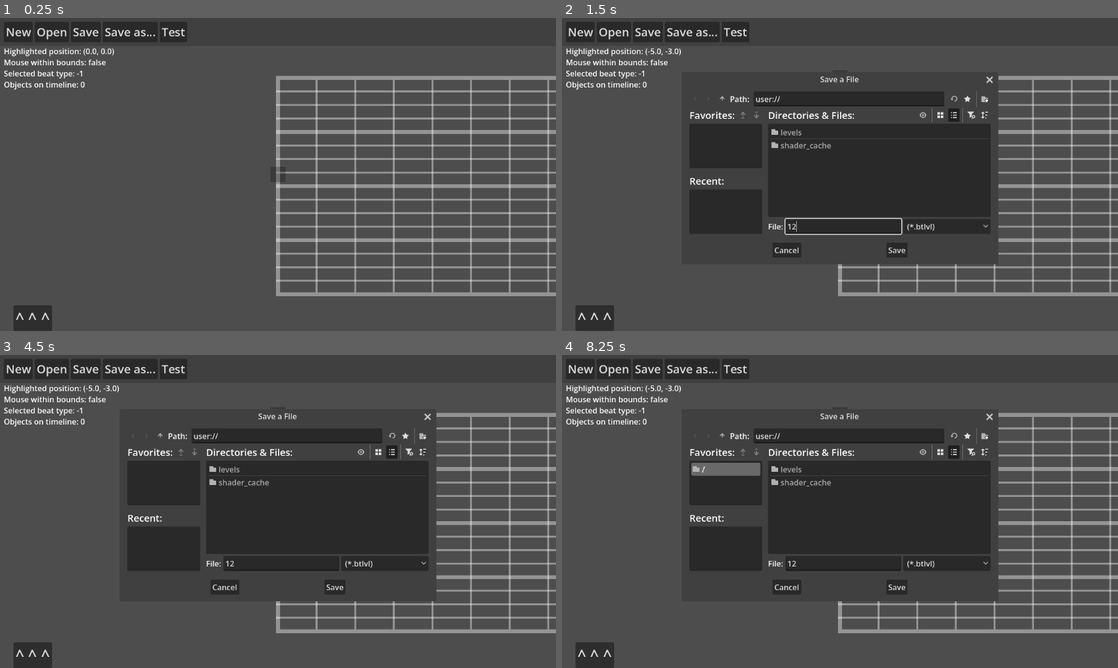
Above: before the commit, frames 1-4 (two rows, left to right).
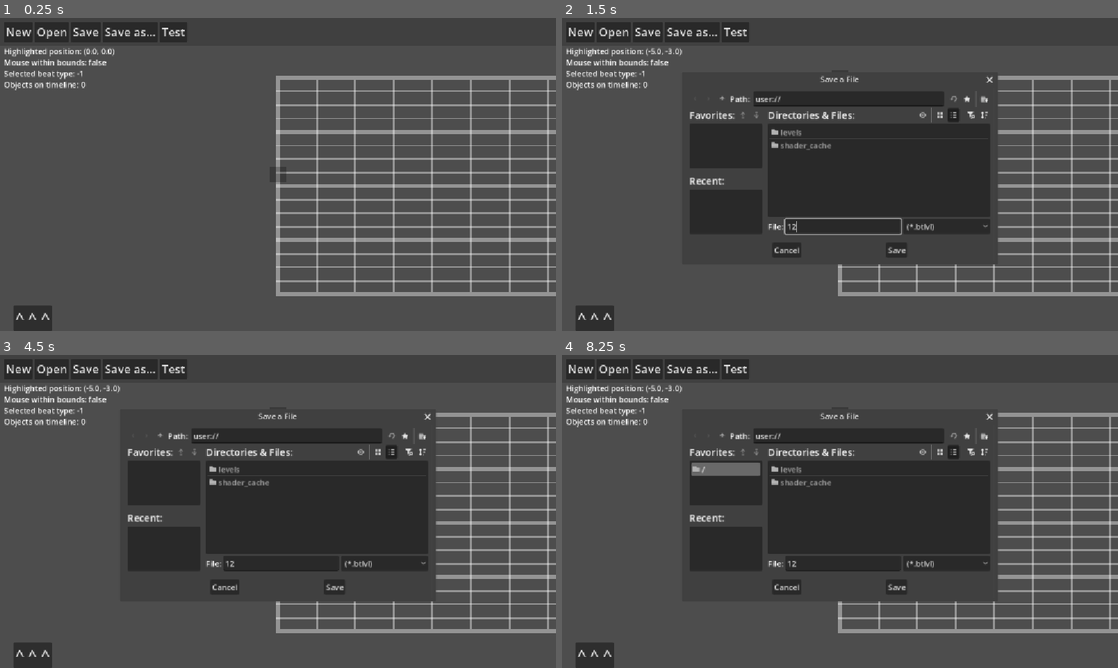
Above: after the commit, the same moments.

Repository: CE-Studio/TripMaker
Game: Godot game, scene res://scenes/editor_beat.tscn
Same seed, same stepped clock (60 frames per second), same inputs: the game is played once before the commit and once after it.
Inputs (mouse positions are in pixels of both pictures, inside the frame that each line leads up to):
- Up to frame 1 (0.25 s): no input
- Up to frame 2 (1.5 s): click "Save" at 0.5 s; click (845, 227) at 1.27 s; type "12" at 1.35 s
- Up to frame 3 (4.5 s): click "Test" at 2 s; click "New" at 2.75 s; click "New" at 3.5 s; click (161, 436) at 4.25 s
- Up to frame 4 (8.25 s): click (723, 436) at 5 s; click "Open" at 5.75 s; click "^ ^ ^" at 6.5 s; click (951, 436) at 7.25 s; click (967, 436) at 8 s

The runs differ from the first frame. In frame 1, 3.5% of the frame differs, in the area x 0-100%, y 3-97%; in frame 2, 3.4%; in frame 3, 3.1%; in frame 4, 3.2%.

Commit message:
feat: functioning speed widget, WIP angle widget

Diff:
--- a/project.godot
+++ b/project.godot
@@ -18,7 +18,7 @@
 
 [display]
 
-window/stretch/mode="viewport"
+window/stretch/mode="canvas_items"
 window/stretch/aspect="keep_height"
 
 [game]
--- a/scenes/editors/widgets/widget.gd
+++ /dev/null
@@ -1 +0,0 @@
-extends Node2D
--- /dev/null
+++ b/scenes/editors/widgets/widget_angle.tscn
@@ -0,0 +1,59 @@
+[gd_scene format=3 uid="uid://6mhl26a5jlre"]
+
+[ext_resource type="Script" uid="uid://d18x8alqokrxl" path="res://scripts/editors/widgets/widget_angle.gd" id="1_f1h5a"]
+[ext_resource type="Texture2D" uid="uid://bw0yv4ci52ot6" path="res://assets/images/editor/widgets/WidgetAngle.png" id="2_rvdys"]
+[ext_resource type="Texture2D" uid="uid://brcg24md1elwh" path="res://assets/images/editor/widgets/GenericCycle.png" id="3_rvdys"]
+
+[node name="WidgetAngle" type="Node2D" unique_id=2091417106 node_paths=PackedStringArray("text", "cycle", "button", "component")]
+z_index = 10
+script = ExtResource("1_f1h5a")
+text = NodePath("Component/TextEdit")
+cycle = NodePath("Component/CycleButton")
+button = NodePath("TextureButton")
+component = NodePath("Component")
+
+[node name="TextureButton" type="TextureButton" parent="." unique_id=2043404908]
+anchors_preset = 8
+anchor_left = 0.5
+anchor_top = 0.5
+anchor_right = 0.5
+anchor_bottom = 0.5
+offset_left = -20.0
+offset_top = -20.0
+offset_right = 20.0
+offset_bottom = 20.0
+grow_horizontal = 2
+grow_vertical = 2
+tooltip_text = "Angle
+The slope in degrees that this object follows as it moves.
+Note: widget guidelines are distorted to match editor grid;
+angles show properly during play."
+texture_normal = ExtResource("2_rvdys")
+texture_pressed = ExtResource("2_rvdys")
+texture_hover = ExtResource("2_rvdys")
+texture_disabled = ExtResource("2_rvdys")
+texture_focused = ExtResource("2_rvdys")
+stretch_mode = 3
+
+[node name="Component" type="Node2D" parent="." unique_id=744397434]
+position = Vector2(-16, 16)
+
+[node name="TextEdit" type="TextEdit" parent="Component" unique_id=97604173]
+offset_top = 34.0
+offset_right = 67.0
+offset_bottom = 70.0
+text = "0.0"
+placeholder_text = "0.0"
+
+[node name="CycleButton" type="TextureButton" parent="Component" unique_id=1458492115]
+offset_right = 32.0
+offset_bottom = 32.0
+texture_normal = ExtResource("3_rvdys")
+texture_pressed = ExtResource("3_rvdys")
+texture_hover = ExtResource("3_rvdys")
+texture_disabled = ExtResource("3_rvdys")
+texture_focused = ExtResource("3_rvdys")
+
+[connection signal="pressed" from="TextureButton" to="." method="_on_button_pressed"]
+[connection signal="text_changed" from="Component/TextEdit" to="." method="_on_text_changed"]
+[connection signal="pressed" from="Component/CycleButton" to="." method="_on_cycle_pressed"]
--- a/scenes/editors/widgets/widget_speed.tscn
+++ b/scenes/editors/widgets/widget_speed.tscn
@@ -1,8 +1,15 @@
 [gd_scene format=3 uid="uid://hoaysujvnl43"]
 
+[ext_resource type="Script" uid="uid://bihin2p77qwr3" path="res://scripts/editors/widgets/widget_speed.gd" id="1_ki88n"]
 [ext_resource type="Texture2D" uid="uid://cdp2lgf8640v6" path="res://assets/images/editor/widgets/WidgetSpeed.png" id="1_tv68q"]
 
-[node name="WidgetSpeed" type="Node2D" unique_id=2091417106]
+[node name="WidgetSpeed" type="Node2D" unique_id=2091417106 node_paths=PackedStringArray("slider", "text", "button", "component")]
+z_index = 10
+script = ExtResource("1_ki88n")
+slider = NodePath("Component/HSlider")
+text = NodePath("Component/TextEdit")
+button = NodePath("TextureButton")
+component = NodePath("Component")
 
 [node name="TextureButton" type="TextureButton" parent="." unique_id=2043404908]
 anchors_preset = 8
@@ -16,9 +23,38 @@
 offset_bottom = 20.0
 grow_horizontal = 2
 grow_vertical = 2
+tooltip_text = "Speed
+How many beats it takes for this object to cross the screen.
+Higher beat count means a slower object."
 texture_normal = ExtResource("1_tv68q")
 texture_pressed = ExtResource("1_tv68q")
 texture_hover = ExtResource("1_tv68q")
 texture_disabled = ExtResource("1_tv68q")
 texture_focused = ExtResource("1_tv68q")
 stretch_mode = 3
+
+[node name="Component" type="Node2D" parent="." unique_id=744397434]
+position = Vector2(-16, 48)
+
+[node name="HSlider" type="HSlider" parent="Component" unique_id=1341907696]
+offset_right = 121.0
+offset_bottom = 16.0
+min_value = 0.25
+max_value = 8.0
+step = 0.25
+value = 2.0
+allow_greater = true
+tick_count = 8
+ticks_on_borders = true
+ticks_position = 3
+
+[node name="TextEdit" type="TextEdit" parent="Component" unique_id=97604173]
+offset_top = 18.0
+offset_right = 67.0
+offset_bottom = 54.0
+text = "2.0"
+placeholder_text = "2.0"
+
+[connection signal="pressed" from="TextureButton" to="." method="_on_button_pressed"]
+[connection signal="value_changed" from="Component/HSlider" to="." method="_on_slider_changed"]
+[connection signal="text_changed" from="Component/TextEdit" to="." method="_on_text_changed"]
--- a/scripts/editors/editor_beat.gd
+++ b/scripts/editors/editor_beat.gd
@@ -133,6 +133,8 @@
 		return
 	var obj:BeatEditorObject = check_position_occupied(pos)
 	if obj:
+		if obj.selected:
+			deselect_obj(obj)
 		objects.remove_at(last_found_i)
 		obj.queue_free()
 		edit_made.emit()
@@ -143,12 +145,14 @@
 	if last_selected_object and last_selected_object.selected:
 		deselect_obj(last_selected_object)
 	obj.selected = true
+	obj.update_widget_modes(1)
 	last_selected_object = obj
 
 
 func deselect_obj(obj:EditorObject = last_selected_object) -> void:
 	if obj:
 		obj.selected = false
+		obj.update_widget_modes(0)
 
 
 #func update_cam_max() -> void:
--- a/scripts/editors/objects/beat_editor_object.gd
+++ b/scripts/editors/objects/beat_editor_object.gd
@@ -7,11 +7,8 @@
 const SCALE_MOD_MOUSE:float = 1.0
 const SCALE_MOD_LERP_RATE:float = 24.0
 
-var mouse_over:bool = false
 var current_scale:Vector2 = Vector2(0.75, 0.75)
 var current_scale_mod:float = SCALE_MOD_NOMOUSE
-
-var editor:EditorBeat
 #endregion
 
 
@@ -21,6 +18,14 @@
 
 	sprite.scale = current_scale
 	sprite.modulate = Statics.BEAT_DATA_DICT[type][1]
+	super()
+
+
+func _spawn_widgets() -> void:
+	var w_speed = _create_single_widget("uid://hoaysujvnl43")
+	w_speed.instance(self, Vector2.RIGHT)
+	var w_angle = _create_single_widget("uid://6mhl26a5jlre")
+	w_angle.instance(self, Vector2.UP)
 
 
 func _process(delta: float) -> void:
@@ -39,18 +44,3 @@
 
 	if editor:
 		position = Vector2(beat, y) * editor.grid_scale + editor.origin
-
-
-func _on_click_body_mouse_entered() -> void:
-	mouse_over = true
-
-
-func _on_click_body_mouse_exited() -> void:
-	mouse_over = false
-
-
-func _on_click_body_input_event(_viewport: Node, _event: InputEvent, _shape_idx: int) -> void:
-	if not Statics.editor_accepts_inputs:
-		return
-	if not selected and _event.is_action_pressed("ui_mouse_left"):
-		editor.select_obj(self)
--- a/scripts/editors/objects/editor_object.gd
+++ b/scripts/editors/objects/editor_object.gd
@@ -13,6 +13,9 @@
 
 var elapsed:float = 0.0
 var selected:bool = false
+var mouse_over:bool = false
+var editor:EditorBeat
+var widgets:Array[Widget] = []
 
 @export var timeline:EditorTimeline
 @export var sprite:Sprite2D
@@ -21,9 +24,49 @@
 #endregion
 
 
+func _ready() -> void:
+	_spawn_widgets()
+
+
+func _spawn_widgets() -> void:
+	pass
+
+func _create_single_widget(uid:String) -> Widget:
+	var widget:Widget = load(uid).instantiate()
+	add_child(widget)
+	widgets.append(widget)
+	return widget
+
+
 func _process(delta: float) -> void:
 	elapsed += delta
 	if selected:
 		select_highlight.modulate.a = 0.5 + (sin(elapsed * 6.0) * 0.25)
 	else:
 		select_highlight.modulate.a = 0.0
+
+
+func _on_click_body_mouse_entered() -> void:
+	mouse_over = true
+
+
+func _on_click_body_mouse_exited() -> void:
+	mouse_over = false
+
+
+func _on_click_body_input_event(_viewport: Node, _event: InputEvent, _shape_idx: int) -> void:
+	if not Statics.editor_accepts_inputs:
+		return
+	if _event.is_action_pressed("ui_mouse_left"):
+		if not selected:
+			editor.select_obj(self)
+		elif selected:
+			editor.deselect_obj(self)
+
+
+func update_widget_modes(_mode:int, _selected:Widget = null) -> void:
+	for widget in widgets:
+		if (_mode == 0 or _mode == 2) and widget == _selected:
+			widget.set_mode(2)
+		else:
+			widget.set_mode(clampi(_mode, 0, 2))
--- /dev/null
+++ b/scripts/editors/widgets/widget.gd
@@ -0,0 +1,82 @@
+class_name Widget
+extends Node2D
+
+
+#region Variables
+const LERP_RATE:float = 10.0
+const SELECT_EXTENSION:float = 64.0
+
+var obj:EditorObject
+var rest_dir:Vector2 = Vector2.RIGHT
+var mode:int = -1
+var color:Color = Color.WHITE
+
+@export var button:TextureButton
+@export var component:Node2D
+#endregion
+
+
+func _ready() -> void:
+	modulate.a = 0.0
+	button.disabled = true
+	if component:
+		component.modulate.a = 0.0
+
+
+## Properly initializes this widget and its connection to its parent object
+func instance(_obj:EditorObject, _rest_dir:Vector2) -> void:
+	obj = _obj
+	rest_dir = _rest_dir
+	set_mode(0)
+
+
+func _process(delta:float) -> void:
+	queue_redraw()
+	var this_delta:float = LERP_RATE * delta
+	match mode:
+		0:
+			position = position.lerp(Vector2.ZERO, this_delta)
+			modulate.a = lerp(modulate.a, 0.0, this_delta)
+			if component: component.modulate.a = lerp(component.modulate.a, 0.0, this_delta)
+		1:
+			position = position.lerp(rest_dir * SELECT_EXTENSION, this_delta)
+			modulate.a = lerp(modulate.a, 1.0, this_delta)
+			if component: component.modulate.a = lerp(component.modulate.a, 0.0, this_delta)
+		2:
+			modulate.a = lerp(modulate.a, 1.0, this_delta)
+			if component: component.modulate.a = lerp(component.modulate.a, 1.0, this_delta)
+			_type_process(delta)
+		_:
+			return
+
+
+## Unique process branch for different widget types to handle their own loops
+func _type_process(delta:float) -> void:
+	pass
+
+
+## Sets the widget's current select mode, controlling position, visibility, and button state
+func set_mode(_mode:int) -> void:
+	mode = _mode
+	if _mode == 0:
+		button.disabled = true
+		button.mouse_filter = Control.MOUSE_FILTER_IGNORE
+	else:
+		button.disabled = false
+		button.mouse_filter = Control.MOUSE_FILTER_STOP
+
+
+## Called when the widget's main button is pressed
+func _on_button_pressed() -> void:
+	if mode == 1:
+		obj.update_widget_modes(0, self)
+	elif mode == 2:
+		obj.update_widget_modes(1)
+
+
+func _draw() -> void:
+	if not obj:
+		return
+	var direction = global_position.direction_to(obj.global_position)
+	var offset:Vector2 = direction * 20.0
+	draw_line(-position - offset, offset, Color(color.r, color.g, color.b, modulate.a), 2.0)
--- /dev/null
+++ b/scripts/editors/widgets/widget_angle.gd
@@ -0,0 +1,83 @@
+class_name WidgetAngle
+extends Widget
+
+
+#region Variables
+const SET_ANGLES_TILE:Array[float] = [
+	0.0,
+	7.0250163,
+	14.036243,
+	18.434949,
+	26.565051,
+	36.869898,
+	45.0,
+	53.130102,
+	63.434949,
+	75.963757
+]
+const SET_ANGLES_CLEAN:Array[float] = [
+	0.0,
+	15.0,
+	30.0,
+	45.0,
+	60.0,
+	75.0
+]
+const HANDLE_RADIUS:float = 128.0
+
+static var show_clean:bool = false
+var current_angles:Array[float] = []
+var elapsed:float = 0.0
+
+@export var text:TextEdit
+@export var cycle:TextureButton
+#endregion
+
+
+func _ready() -> void:
+	super()
+	color = Color("ffaa2b")
+	setup_working_array()
+
+
+func _type_process(delta:float) -> void:
+	position = position.lerp(Vector2(-32, -32), LERP_RATE * delta)
+	elapsed += delta
+
+
+func set_mode(_mode:int) -> void:
+	super(_mode)
+	if mode == 2:
+		text.mouse_filter = Control.MOUSE_FILTER_STOP
+		text.text = str(obj.angle)
+	else:
+		text.mouse_filter = Control.MOUSE_FILTER_IGNORE
+
+
+func _draw() -> void:
+	super()
+	if mode == 2 and component.modulate.a > 0.0:
+		var col:Color = Color(color.r, color.g, color.b,
+			component.modulate.a * 0.5 + (0.25 * sin(elapsed * 2.0)))
+		var origin:Vector2 = obj.global_position - global_position
+		for angle in current_angles:
+			var rot_vector = Vector2.RIGHT.rotated(deg_to_rad(angle))
+			var grid_scale:Vector2 = obj.editor.grid_scale
+			var angle_vector:Vector2 = (rot_vector * grid_scale).normalized()
+			draw_line(origin + angle_vector * 24, origin + angle_vector * 192, col, 2)
+		col.a = 1.0
+		draw_arc(origin, HANDLE_RADIUS, deg_to_rad(-60), deg_to_rad(60), 16, col, 3)
+
+
+func setup_working_array() -> void:
+	current_angles.clear()
+	var base:Array[float] = SET_ANGLES_CLEAN if show_clean else SET_ANGLES_TILE
+	for i in range(base.size()):
+		current_angles.append(base[i])
+		if i != 0:
+			current_angles.append(-base[i])
+
+
+func _on_cycle_pressed() -> void:
+	show_clean = not show_clean
+	setup_working_array()
--- /dev/null
+++ b/scripts/editors/widgets/widget_speed.gd
@@ -0,0 +1,48 @@
+class_name WidgetSpeed
+extends Widget
+
+
+#region Variables
+var text_edited_this_frame:bool = false
+
+@export var slider:HSlider
+@export var text:TextEdit
+#endregion
+
+
+func _type_process(delta:float) -> void:
+	text_edited_this_frame = false
+	position = position.lerp(Vector2(32, -32), LERP_RATE * delta)
+
+
+func set_mode(_mode:int) -> void:
+	super(_mode)
+	if mode == 2:
+		text_edited_this_frame = true
+		slider.mouse_filter = Control.MOUSE_FILTER_STOP
+		slider.value = clampf(obj.speed, slider.min_value, slider.max_value)
+		text.mouse_filter = Control.MOUSE_FILTER_STOP
+		text.text = str(obj.speed)
+	else:
+		slider.mouse_filter = Control.MOUSE_FILTER_IGNORE
+		text.mouse_filter = Control.MOUSE_FILTER_IGNORE
+
+
+## Called when the slider has its value adjusted
+func _on_slider_changed(value:float) -> void:
+	if not text_edited_this_frame:
+		text_edited_this_frame = true
+		obj.speed = value
+		text.text = str(value)
+
+
+## Called when the text box has its text changed
+func _on_text_changed() -> void:
+	if text_edited_this_frame:
+		return
+	text_edited_this_frame = true
+	if text.text.is_valid_float():
+		var value:float = float(text.text)
+		value = clampf(value, 0.01, INF)
+		slider.value = value
+		obj.speed = value
Binary file added: assets/images/Handle.png
Not shown, added: assets/images/Handle.png.import
Binary file added: assets/images/editor/widgets/GenericCycle.png
Not shown, added: assets/images/editor/widgets/GenericCycle.png.import
Renamed: scenes/editors/widgets/widget.gd.uid -> scripts/editors/widgets/widget.gd.uid
Not shown, added: scripts/editors/widgets/widget_angle.gd.uid
Not shown, added: scripts/editors/widgets/widget_speed.gd.uid
